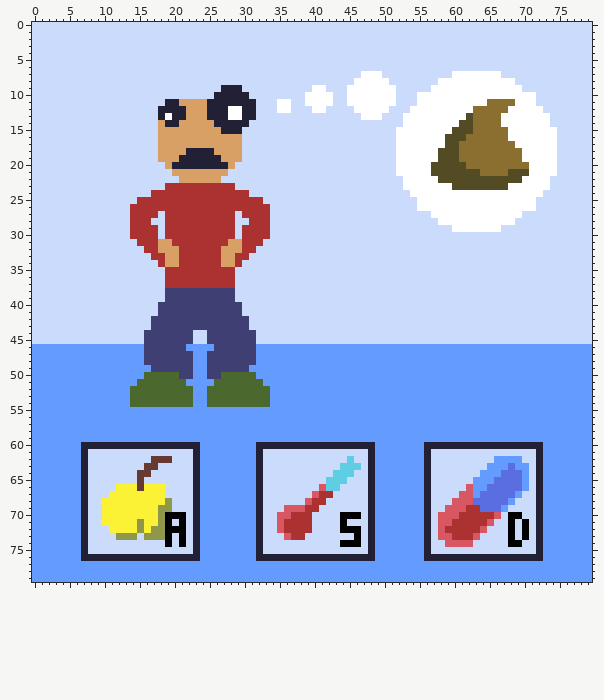
Sprite sheet: assets/bg_notacaca.png. The picture above is the old version.
The file is 80x80 pixels.
The result:
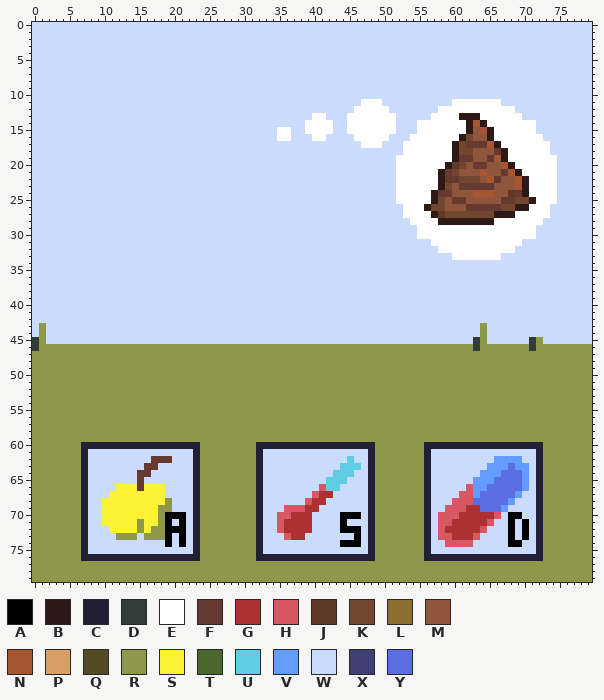
Palette (. is transparent): A #000000  B #2d1916  C #222034  D #323c39  E #ffffff  F #663931  G #ac3232  H #d95763  J #603a28  K #734630  L #8a6f30  M #8f563b  N #a65731  P #d9a066  Q #524b24  R #8f974a  S #fbf236  T #4b692f  U #5fcde4  V #639bff  W #cbdbfc  X #3f3f74  Y #5b6ee1
From old to new:
Changed rows in their new state; - is an unchanged pixel.
first column x 0:
 7 -----------------------------------------------WWW----------WWWWWWW-------------
 8 ----------------------------------------------WWWWW-------WWWWWWWWWWW-----------
 9 ---------------------------WWW----------WW---WWWWWWW-----WWWWWWWWWWWWW----------
10 --------------------------WWWWW--------WWWW--WWWWWWW---WWWWWWWWWWWWWWWWW--------
11 -------------------WWWWWWWWWWWWW---WW--WWWW--WW---WW---WWWWW-----EEWWWWW--------
12 ------------------WWWWWWWWWWWWWW---WW---WW------------WWWW-----EEEEE-WWWW-------
13 ------------------WWWWWWWWWWWWWW--------EE---EE---EE-WWWW----BBBEEE---WWWW------
14 ------------------WWWWWWWWWWWWW--------EEEE--EEEEEEE-WW------EBNBEE-----WW------
15 ------------------WWWWWWWWWWWW-----EE--EEEE--EEEEEEEWWW-----EEBMNBEE----WWW-----
16 ------------------WWWWWWWWWWWW-----EE---EE----EEEEE-WW-----EEBKMMBEE-----WW-----
17 ------------------WWWWWWWWWWWW-----------------EEE--W------EBKFFFNBEE-----W-----
18 ------------------WWWWWWWWWWWW----------------------W-----EEBKKMMMFBEE----W-----
19 ------------------WWWWWWWWWWWW----------------------------EEBFFMMFNBEE----------
20 -------------------WWWWWWWWWW----------------------------EEBJKMFFMMNBEE---------
21 --------------------WWWWWWWW-----------------------------EBFKMMMNMMFNBE---------
22 ---------------------WWWWWW-------------------------E-----BJFKKKMNFMMNB---E-----
23 -------------------WWWWWWWWWW-----------------------E-----BKMFFFFFMMMNB---E-----
24 -----------------WWWWWWWWWWWWWW---------------------EE---BFFMMMNNNMMJFB--EE-----
25 ---------------WWWWWWWWWWWWWWWWWW-------------------EEE--BKMFFMMMMMFFKKBEEE-----
26 --------------WWWWWWWWWWWWWWWWWWWW-------------------EE-BKKMMMFFFFFKKBB-EE------
27 --------------WWWW-WWWWWWWWWW-WWWW-------------------EEEEBJKKKKKKKBBB-EEEE------
28 --------------WWW--WWWWWWWWWW--WWW--------------------EEEEBBBBBBBB---EEEE-------
29 --------------WWWW-WWWWWWWWWW-WWWW---------------------EEEEE-------EEEEE--------
30 --------------WWWW-WWWWWWWWWW-WWWW---------------------EEEEEEEEEEEEEEEEE--------
31 ---------------WWWWWWWWWWWWWWWWWW------------------------EEEEEEEEEEEEE----------
32 ----------------WWWWWWWWWWWWWWWW--------------------------EEEEEEEEEEE-----------
33 -----------------WWWWWWWWWWWWWW-----------------------------EEEEEEE-------------
34 ------------------WWWWWWWWWWWW--------------------------------------------------
35 -------------------WWWWWWWWWW---------------------------------------------------
36 -------------------WWWWWWWWWW---------------------------------------------------
37 -------------------WWWWWWWWWW---------------------------------------------------
38 -------------------WWWWWWWWWW---------------------------------------------------
39 -------------------WWWWWWWWWW---------------------------------------------------
40 ------------------WWWWWWWWWWWW--------------------------------------------------
41 ------------------WWWWWWWWWWWW--------------------------------------------------
42 -----------------WWWWWWWWWWWWWW-------------------------------------------------
43 -R---------------WWWWWWWWWWWWWW---------------------------------R---------------
44 -R--------------WWWWWWW--WWWWWWW--------------------------------R---------------
45 DR--------------WWWWWWW--WWWWWWW-------------------------------DR------DR-------
46 DRRRRRRRRRRRRRRRRRRRRRRRRRRRRRRRRRRRRRRRRRRRRRRRRRRRRRRRRRRRRRRDRRRRRRRDRRRRRRRR
47 RRRRRRRRRRRRRRRRRRRRRRRRRRRRRRRRRRRRRRRRRRRRRRRRRRRRRRRRRRRRRRRRRRRRRRRRRRRRRRRR
48 RRRRRRRRRRRRRRRRRRRRRRRRRRRRRRRRRRRRRRRRRRRRRRRRRRRRRRRRRRRRRRRRRRRRRRRRRRRRRRRR
49 RRRRRRRRRRRRRRRRRRRRRRRRRRRRRRRRRRRRRRRRRRRRRRRRRRRRRRRRRRRRRRRRRRRRRRRRRRRRRRRR
50 RRRRRRRRRRRRRRRRRRRRRRRRRRRRRRRRRRRRRRRRRRRRRRRRRRRRRRRRRRRRRRRRRRRRRRRRRRRRRRRR
51 RRRRRRRRRRRRRRRRRRRRRRRRRRRRRRRRRRRRRRRRRRRRRRRRRRRRRRRRRRRRRRRRRRRRRRRRRRRRRRRR
52 RRRRRRRRRRRRRRRRRRRRRRRRRRRRRRRRRRRRRRRRRRRRRRRRRRRRRRRRRRRRRRRRRRRRRRRRRRRRRRRR
53 RRRRRRRRRRRRRRRRRRRRRRRRRRRRRRRRRRRRRRRRRRRRRRRRRRRRRRRRRRRRRRRRRRRRRRRRRRRRRRRR
54 RRRRRRRRRRRRRRRRRRRRRRRRRRRRRRRRRRRRRRRRRRRRRRRRRRRRRRRRRRRRRRRRRRRRRRRRRRRRRRRR
55 RRRRRRRRRRRRRRRRRRRRRRRRRRRRRRRRRRRRRRRRRRRRRRRRRRRRRRRRRRRRRRRRRRRRRRRRRRRRRRRR
56 RRRRRRRRRRRRRRRRRRRRRRRRRRRRRRRRRRRRRRRRRRRRRRRRRRRRRRRRRRRRRRRRRRRRRRRRRRRRRRRR
57 RRRRRRRRRRRRRRRRRRRRRRRRRRRRRRRRRRRRRRRRRRRRRRRRRRRRRRRRRRRRRRRRRRRRRRRRRRRRRRRR
58 RRRRRRRRRRRRRRRRRRRRRRRRRRRRRRRRRRRRRRRRRRRRRRRRRRRRRRRRRRRRRRRRRRRRRRRRRRRRRRRR
59 RRRRRRRRRRRRRRRRRRRRRRRRRRRRRRRRRRRRRRRRRRRRRRRRRRRRRRRRRRRRRRRRRRRRRRRRRRRRRRRR
60 RRRRRRR-----------------RRRRRRRR-----------------RRRRRRR-----------------RRRRRRR
61 RRRRRRR-----------------RRRRRRRR-----------------RRRRRRR-----------------RRRRRRR
62 RRRRRRR-----------------RRRRRRRR-----------------RRRRRRR-----------------RRRRRRR
63 RRRRRRR-----------------RRRRRRRR-----------------RRRRRRR-----------------RRRRRRR
64 RRRRRRR-----------------RRRRRRRR-----------------RRRRRRR-----------------RRRRRRR
65 RRRRRRR-----------------RRRRRRRR-----------------RRRRRRR-----------------RRRRRRR
66 RRRRRRR-----------------RRRRRRRR-----------------RRRRRRR-----------------RRRRRRR
67 RRRRRRR-----------------RRRRRRRR-----------------RRRRRRR-----------------RRRRRRR
68 RRRRRRR-----------------RRRRRRRR-----------------RRRRRRR-----------------RRRRRRR
69 RRRRRRR-----------------RRRRRRRR-----------------RRRRRRR-----------------RRRRRRR
70 RRRRRRR-----------------RRRRRRRR-----------------RRRRRRR-----------------RRRRRRR
71 RRRRRRR-----------------RRRRRRRR-----------------RRRRRRR-----------------RRRRRRR
72 RRRRRRR-----------------RRRRRRRR-----------------RRRRRRR-----------------RRRRRRR
73 RRRRRRR-----------------RRRRRRRR-----------------RRRRRRR-----------------RRRRRRR
74 RRRRRRR-----------------RRRRRRRR-----------------RRRRRRR-----------------RRRRRRR
75 RRRRRRR-----------------RRRRRRRR-----------------RRRRRRR-----------------RRRRRRR
76 RRRRRRR-----------------RRRRRRRR-----------------RRRRRRR-----------------RRRRRRR
77 RRRRRRRRRRRRRRRRRRRRRRRRRRRRRRRRRRRRRRRRRRRRRRRRRRRRRRRRRRRRRRRRRRRRRRRRRRRRRRRR
78 RRRRRRRRRRRRRRRRRRRRRRRRRRRRRRRRRRRRRRRRRRRRRRRRRRRRRRRRRRRRRRRRRRRRRRRRRRRRRRRR
79 RRRRRRRRRRRRRRRRRRRRRRRRRRRRRRRRRRRRRRRRRRRRRRRRRRRRRRRRRRRRRRRRRRRRRRRRRRRRRRRR
Changed places in both pictures, as pixel boxes (x1, y1, x2, y2):
changed: (32, 71, 592, 582)
